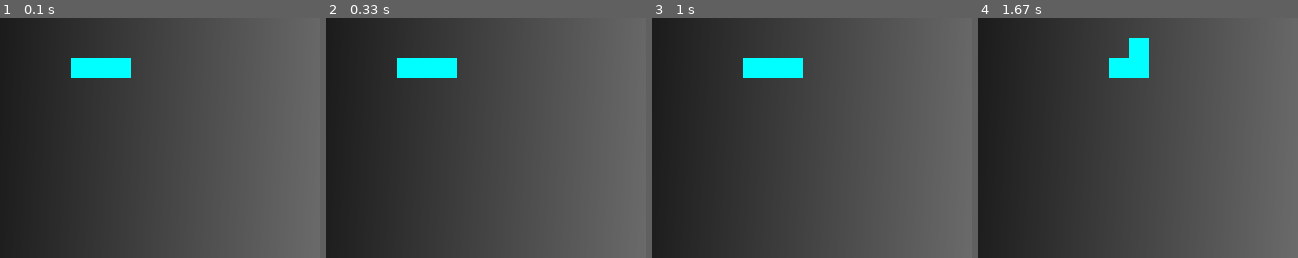
Above: before the commit, frames 1-4 (left to right).
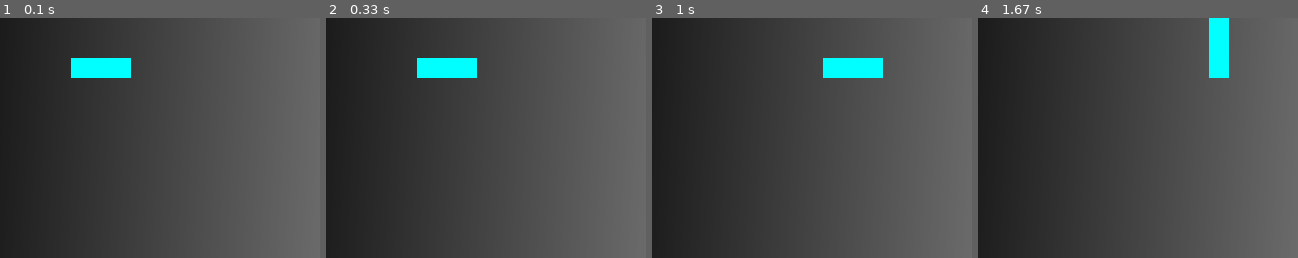
Above: after the commit, the same moments.

Repository: Malanius/pygame-snake
Game: pygame game, started from game.py
Same seed, same stepped clock (60 frames per second), same inputs: the game is played once before the commit and once after it.
Inputs:
- Up to frame 1 (0.1 s): no input
- Up to frame 2 (0.33 s): no input
- Up to frame 3 (1 s): tap Enter at 0.33 s
- Up to frame 4 (1.67 s): hold Up 1.17-1.63 s
The pictures show only the part of the screen within x 14-64%, y 0-50%; the shares and areas given below are measured in that part.

Frame 1 is identical in both runs. In frame 2, 1.0% of the frame differs, in the area x 22-48%, y 16-25%; in frame 3, 3.1%, in the area x 28-73%, y 16-25%; in frame 4, 3.1%.

Commit message:
Add boundary check

Diff:
--- a/game.py
+++ b/game.py
@@ -1,10 +1,15 @@
 import pygame
 
+SIZE = 20
+WIDTH = 32
+HEIGHT = 24
+
 running = True
+dead = False
 count = 0
 
 clock = pygame.time.Clock()
-screen = pygame.display.set_mode((640,480))
+screen = pygame.display.set_mode((WIDTH * SIZE,HEIGHT * SIZE))
 
 # 640 x 480
 surface = pygame.image.load("bg.png")
@@ -12,7 +17,6 @@
 # 20 x 20
 character = pygame.image.load("character.png")
 
-SIZE = 20
 snake = [(10,2), (9,2), (8, 2)]
 dx, dy = 1, 0
 
@@ -33,8 +37,15 @@
             elif event.key == pygame.K_DOWN:
                 dx, dy = 0, 1
 
+    # Boundary check
+    x, y = snake[0]
+    if not 0 <= x + dx < WIDTH:
+        dead = True
+    if not 0 <= y + dy < HEIGHT:
+        dead = True
+
     # Step
-    if count == 30:
+    if not dead and count == 10:
         x, y = snake[0]
         snake.insert (0, (x + dx, y + dy))
         snake.pop()
